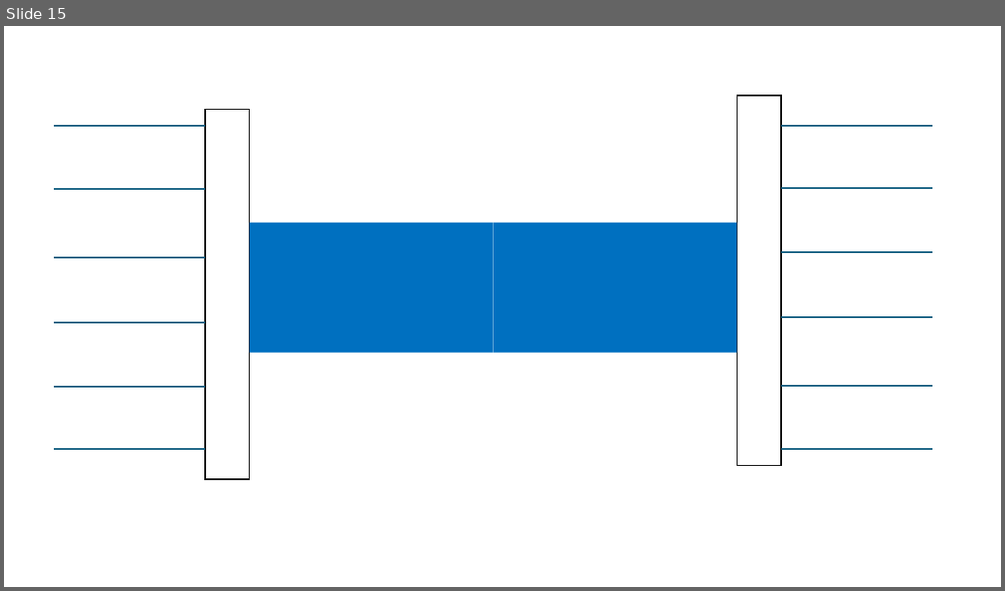
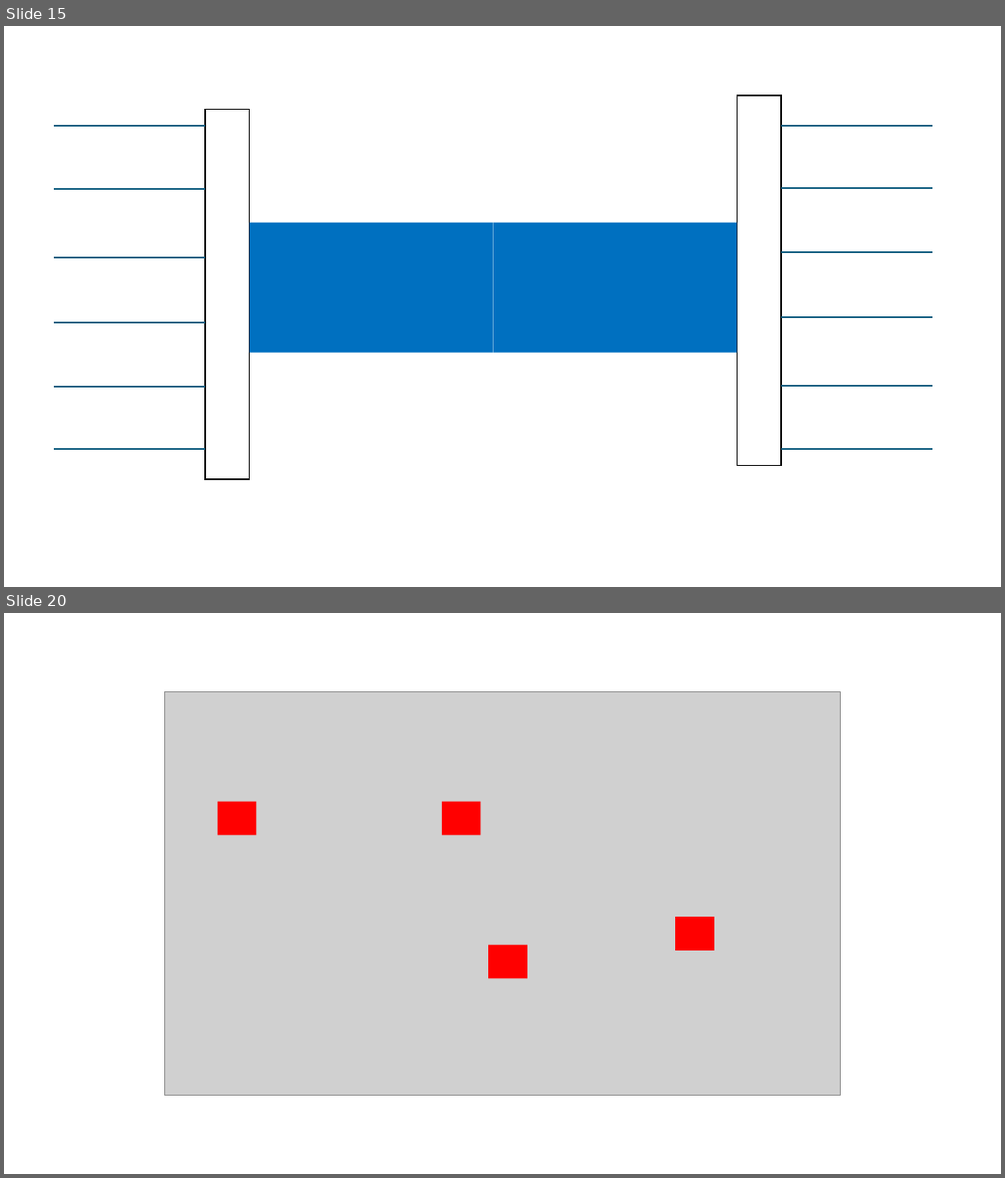
Before and after one commit to InftyAnt/Digital-Works, a slide deck: 프레젠테이션1.pptx. Shown one above the other, each under a label of ours: slide 15 before the commit, slides 15 and 20 after it; the slides between them are not shown. The pictures are 1005x591 and 1005x1178 pixels, drawn with LibreOffice and Linux fonts; fonts in the diff are those of the drawing; grey boxes stand for pictures. Boxes give left, top, right and bottom in pixels: in the first picture for what was removed or moved away, otherwise in the second. Text is boxed around its words. In the diff, an @@ line names an element or a change of style, - is before the commit and + after.

```diff
--- a/프레젠테이션1.pptx
+++ b/프레젠테이션1.pptx
@@ slide 20 added at bbox=[4, 613, 1001, 1174], background #FFFFFF @@
@@ picture added at bbox=[165, 692, 841, 1095] @@
@@ rectangle added at bbox=[217, 802, 256, 835], fill #FF0000 @@
@@ rectangle added at bbox=[442, 802, 480, 835], fill #FF0000 @@
@@ rectangle added at bbox=[676, 916, 714, 950], fill #FF0000 @@
@@ rectangle added at bbox=[488, 945, 527, 979], fill #FF0000 @@
```
Also in this commit, not shown: 16 other slides added, 21 other files.
